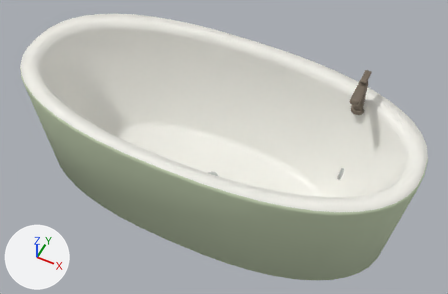
A saved change to the Blender file assets-source/blender/oval-freestanding-tub.blend.
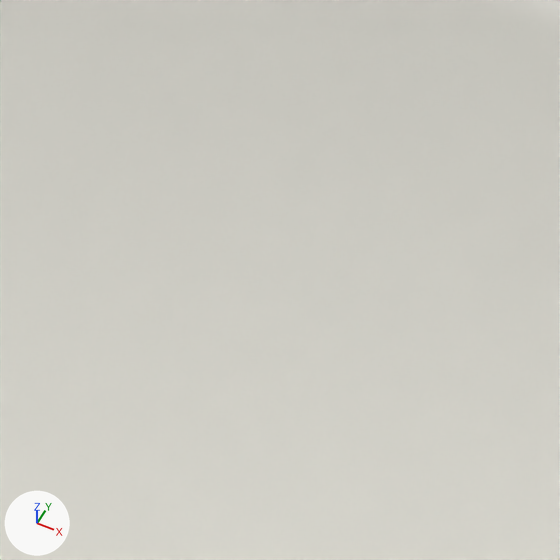
The first picture shows the older version from a 50 mm lens placed at (0.814, -1.514, 2.191), pointed at (0.059, -0.003, 0.304). The close-ups show the older and then the newer version on the part from 48% to 60% of the width and 20% to 37% of the height of that picture. Only the edits that show in the close-ups are written down. Arrows for +X, +Y and +Z are at lower left; the lights stay in place.

Before the edit, the objects in view are built like this:
```python
me_bathtub_shell_001 = bpy.data.meshes.new('bathtub_shell.001')
me_bathtub_shell_001.from_pydata(...)  # 384 vertices, 338 faces; spans x -0.82..0.82, y -0.39..0.39, z 0.0..0.55
me_bathtub_shell_001.polygons.foreach_set('use_smooth', [True] * 338)
# faces by material slot: [145, 193]
me_bathtub_shell_001.materials.append(mat_variant_surface)  # pale green #c5d3b3
me_bathtub_shell_001.materials.append(mat_warm_porcelain)  # white #f1f0e8
ob_bathtub_shell = bpy.data.objects.new('bathtub_shell', me_bathtub_shell_001)
ob_bathtub_shell.location = (0.0, 0.0, 0.0)
```
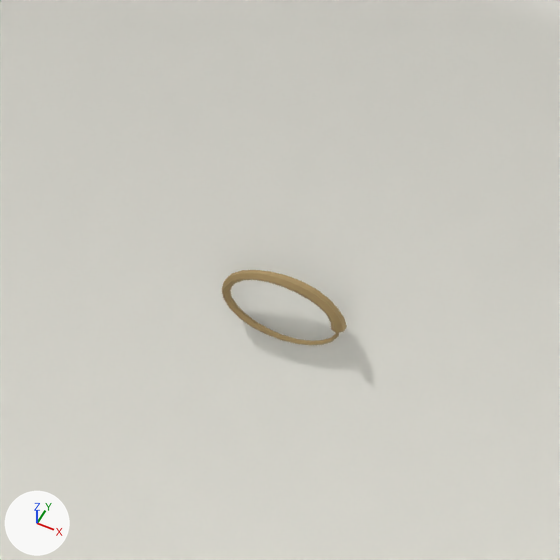
The change in detail:
Material 'joinery-aged-brass' (mat_joinery_aged_brass) is new.
Its base color is (0.41, 0.29, 0.13) (brown #ac9365).
Its metallic is 0.35.
Its roughness is 0.66.
Mesh me_bath_overflow_trim_001 is new.
It has 150 vertices, 146 faces and spans x -0.0258..0.0265, y 0.2855..0.2917, z 0.3599..0.3922.
It uses material mat_joinery_aged_brass (brown #ac9365).
Object 'bath_overflow_trim' (ob_bath_overflow_trim) is new; it shows me_bath_overflow_trim_001.
Its location is (0.0, 0.0, 0.0).

What differs and where, as boxes (x1, y1, x2, y2) in the close-ups (560 x 560 px):
'bath_overflow_trim', added (brown): after (222, 270, 347, 345)
